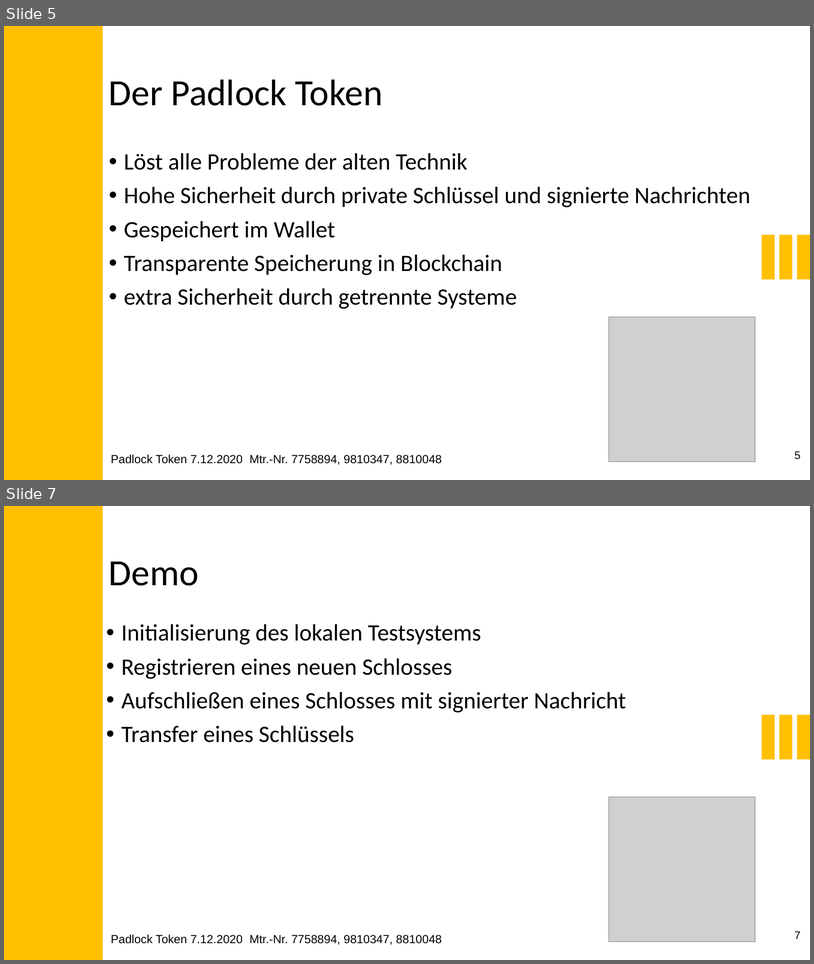
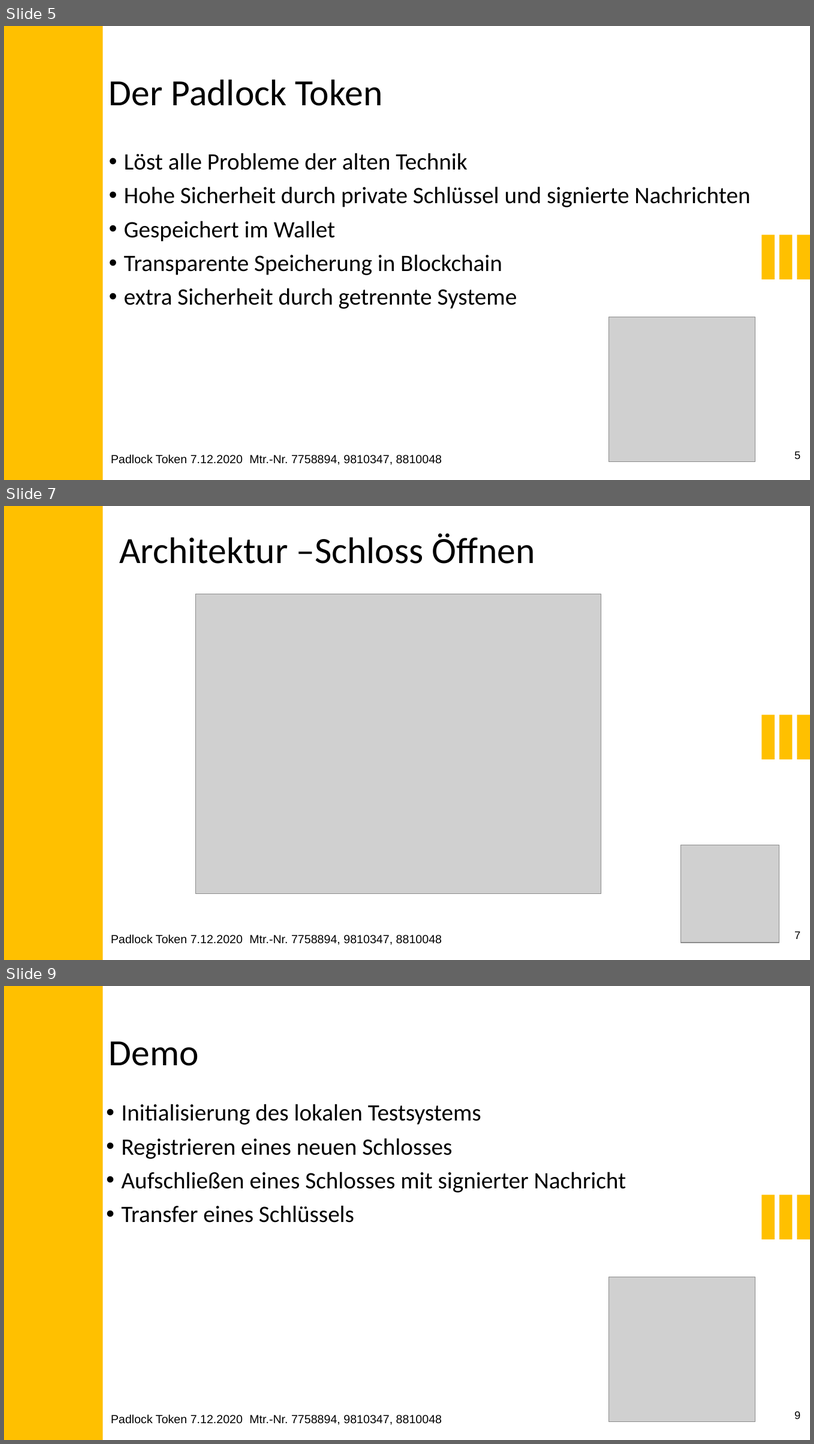
Before and after one commit to LucK1Y/Padlock-Token, a slide deck: presentation/Padlock_Token.pptx. Shown one above the other, each under a label of ours: slides 5 and 7 before the commit, slides 5, 7 and 9 after it; the slides between them are not shown. The pictures are 814x964 and 814x1444 pixels, drawn with LibreOffice and Linux fonts; fonts in the diff are those of the drawing; grey boxes stand for pictures. Boxes give left, top, right and bottom in pixels: in the first picture for what was removed or moved away, otherwise in the second. Text is boxed around its words. In the diff, an @@ line names an element or a change of style, - is before the commit and + after.

```diff
--- a/presentation/Padlock_Token.pptx
+++ b/presentation/Padlock_Token.pptx
@@ slide 7 added at (x1=4, y1=506, x2=810, y2=960), background #FFFFFF; not listed: 1 template element that a slide beside it also shows @@
@@ rectangle added at (x1=4, y1=506, x2=102, y2=960), fill #FFC000 @@
@@ text added at (x1=119, y1=533, x2=535, y2=564), 44 pt, text #000000 @@
+Architektur –Schloss Öffnen
@@ picture added at (x1=196, y1=594, x2=601, y2=893) @@
@@ rectangle added at (x1=762, y1=715, x2=775, y2=759), fill #FFC000 @@
@@ rectangle added at (x1=780, y1=715, x2=793, y2=759), fill #FFC000 @@
@@ rectangle added at (x1=798, y1=715, x2=810, y2=759), fill #FFC000 @@
@@ picture added at (x1=681, y1=845, x2=780, y2=942) @@
@@ page number added at (x1=795, y1=931, x2=801, y2=939), 13 pt, text #000000 @@
+7
@@ what was slide 7 is now slide 9 @@
@@ page number at (x1=795, y1=1411, x2=801, y2=1419): text changed @@
-7
+9
```
Also in this commit, not shown: 1 slide changed, 1 other slide added, 4 other files.
